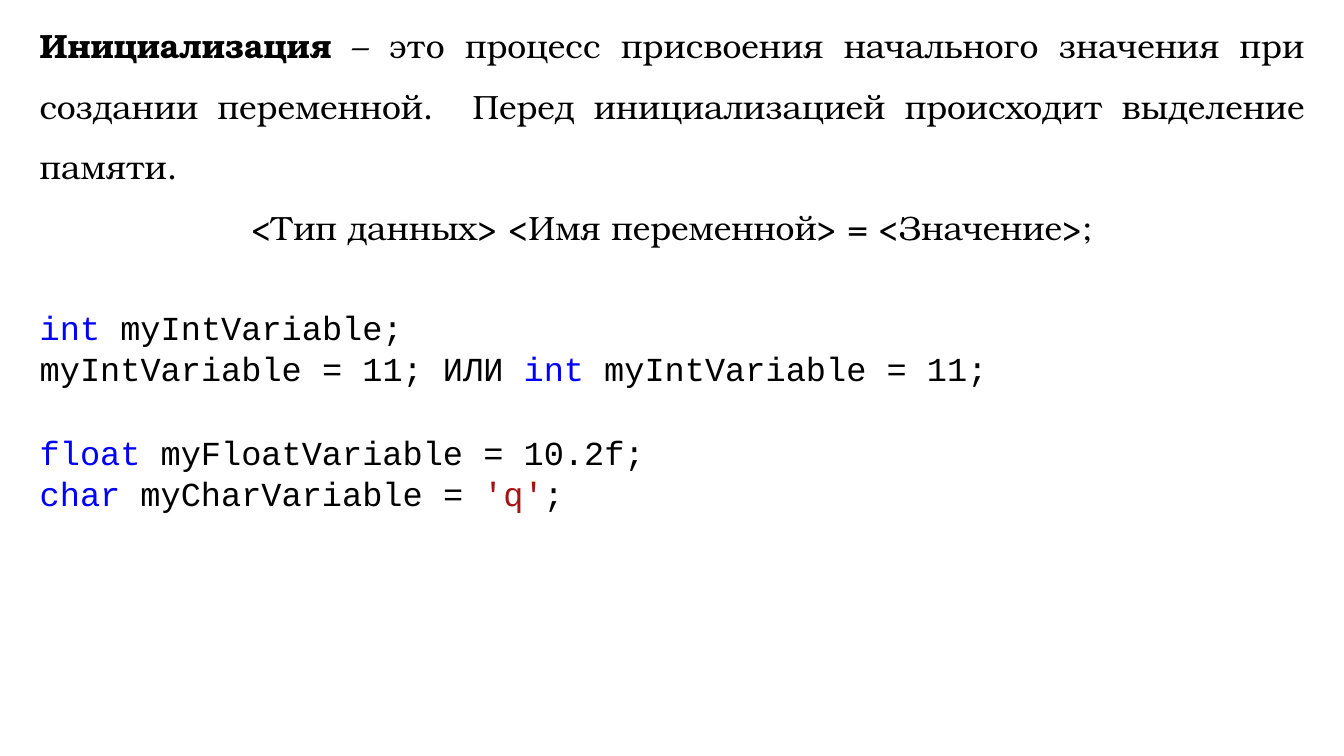
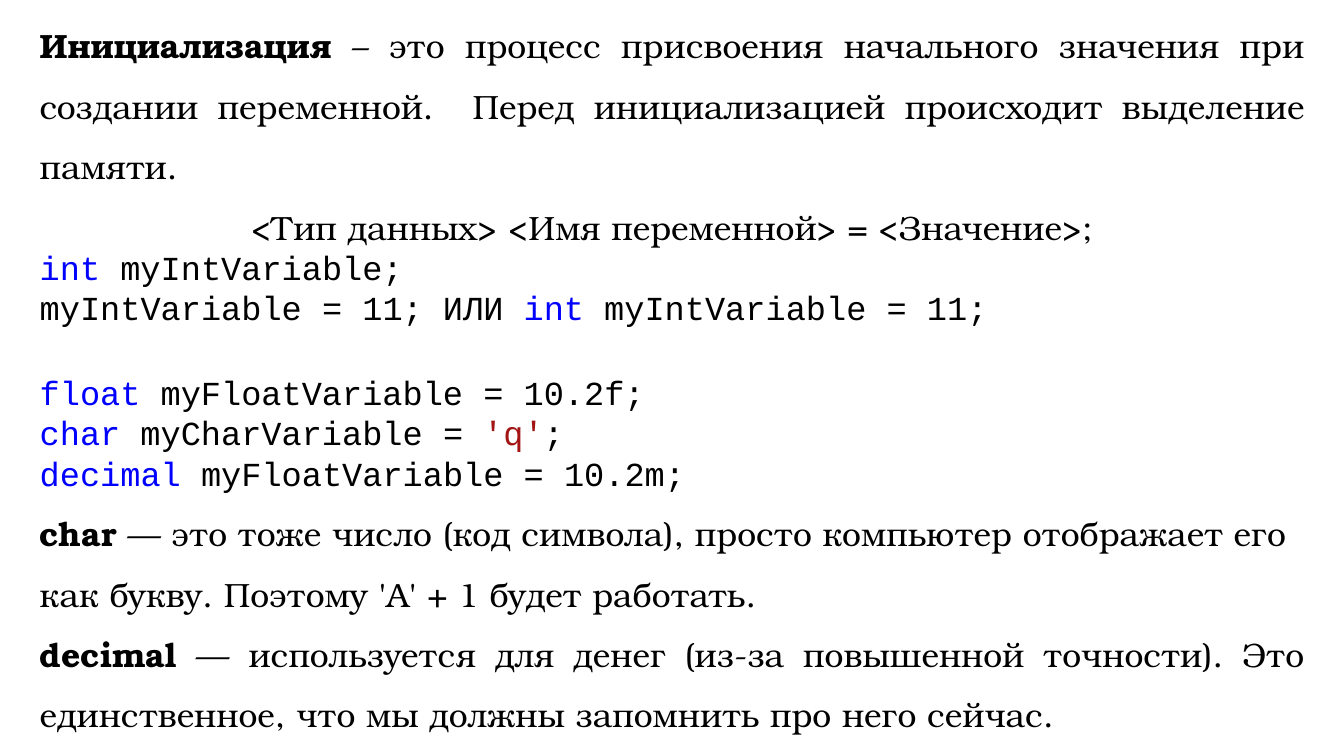
Before and after one commit to DaniilKlyukin/ITiP-1, a slide deck: slide 36 of Лекции/ИТиП 1 лек 1.pptx (slide 35 before the commit). Drawn at 1344x756 pixels with LibreOffice and Linux fonts; fonts in the diff are those of the drawing. Boxes give left, top, right and bottom in pixels: in the first picture for what was removed or moved away, otherwise in the second. Text is boxed around its words. In the diff, an @@ line names an element or a change of style, - is before the commit and + after.

```diff
--- a/Лекции/ИТиП 1 лек 1.pptx
+++ b/Лекции/ИТиП 1 лек 1.pptx
@@ text at bbox=[40, 461, 1304, 735]: paragraphs added @@
+decimal myFloatVariable = 10.2m;
+char — это тоже число (код символа), просто компьютер отображает его как букву. Поэтому 'A' + 1 будет работать.
+decimal — используется для денег (из-за повышенной точности). Это единственное, что мы должны запомнить про него сейчас.
```
Also in this commit, not shown: 2 other slides changed, 5 other files.
